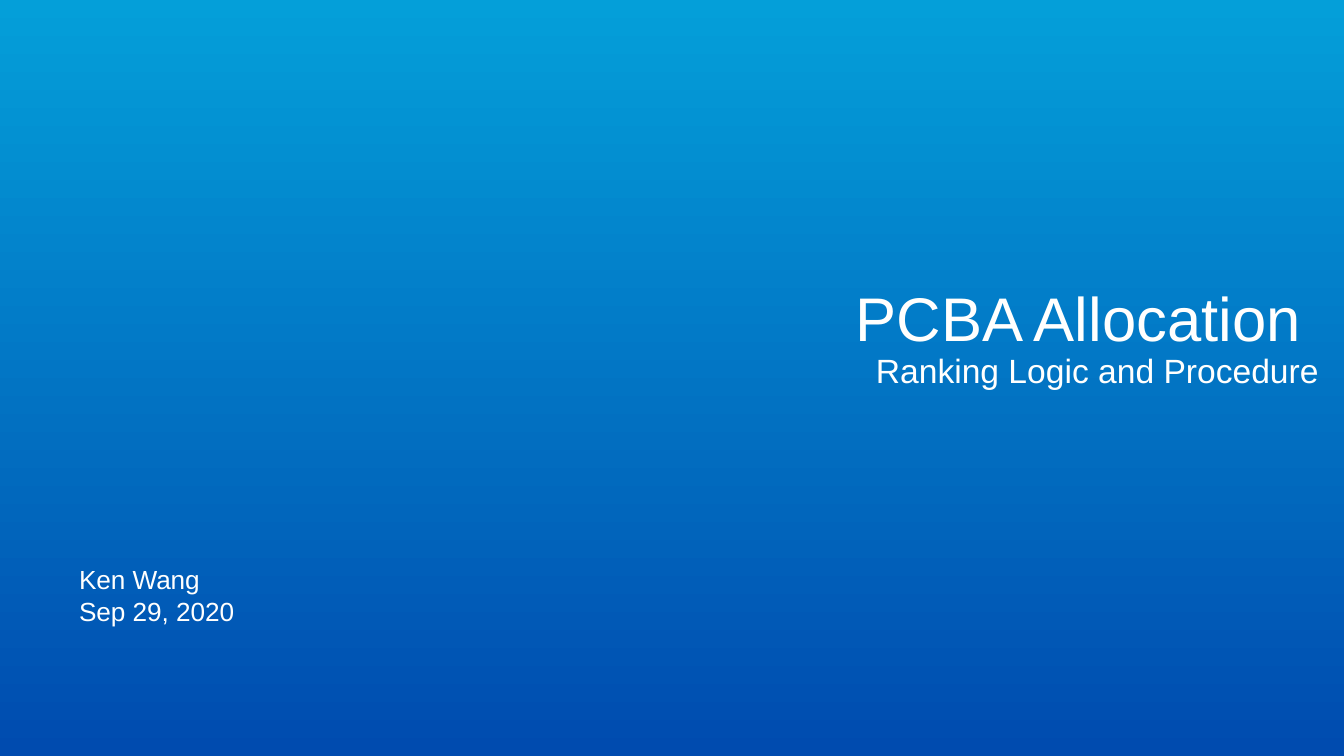
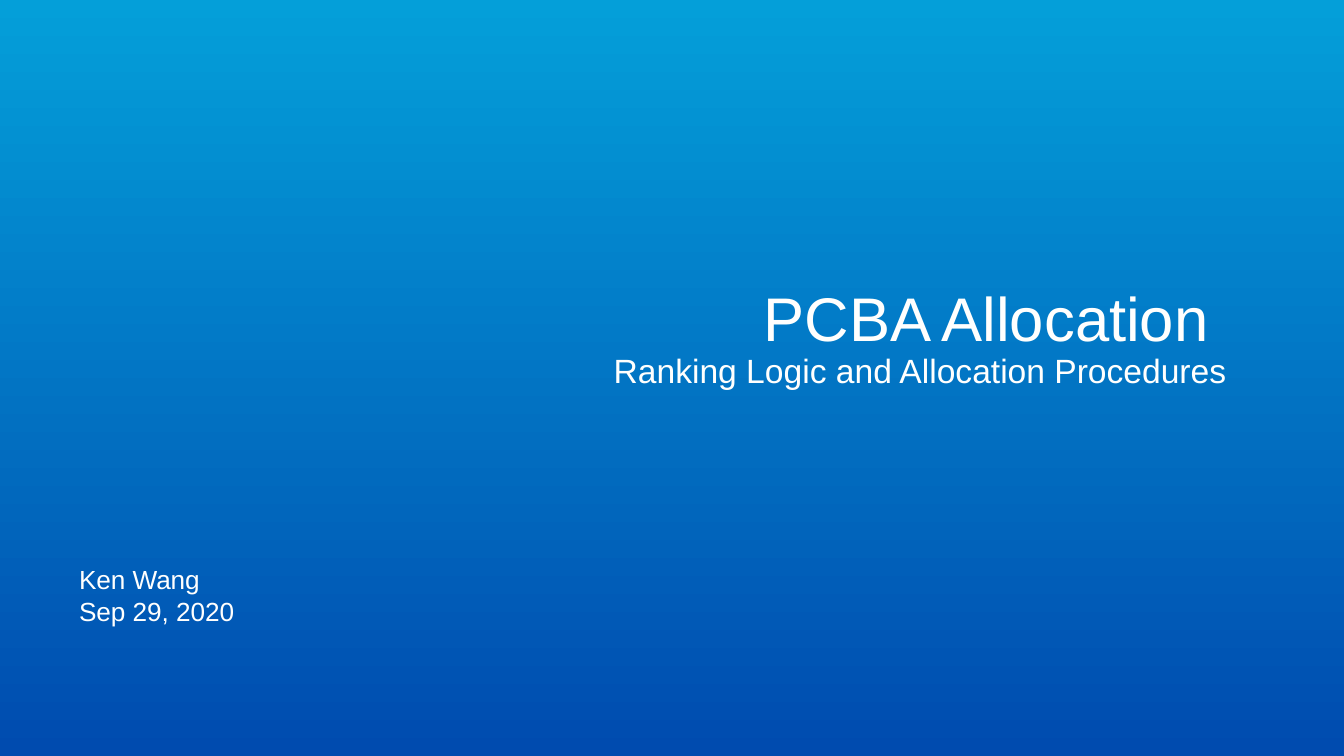
Before and after one commit to kenwang4585/pcba_allocation, a slide deck: slide 1 of PCBA allocation Sep 29.pptx. Drawn at 1344x756 pixels with LibreOffice and Linux fonts; fonts in the diff are those of the drawing; background and template pictures are left out. Boxes give left, top, right and bottom in pixels: in the first picture for what was removed or moved away, otherwise in the second. Text is boxed around its words. In the diff, an @@ line names an element or a change of style, - is before the commit and + after.

```diff
--- a/PCBA allocation Sep 29.pptx
+++ b/PCBA allocation Sep 29.pptx
@@ title at box(614, 296, 1226, 390): text changed @@
-PCBA Allocation
-Ranking Logic and Procedure
+PCBA Allocation
+Ranking Logic and Allocation Procedures
```
Also in this commit, not shown: 2 other slides changed, 6 other files.
